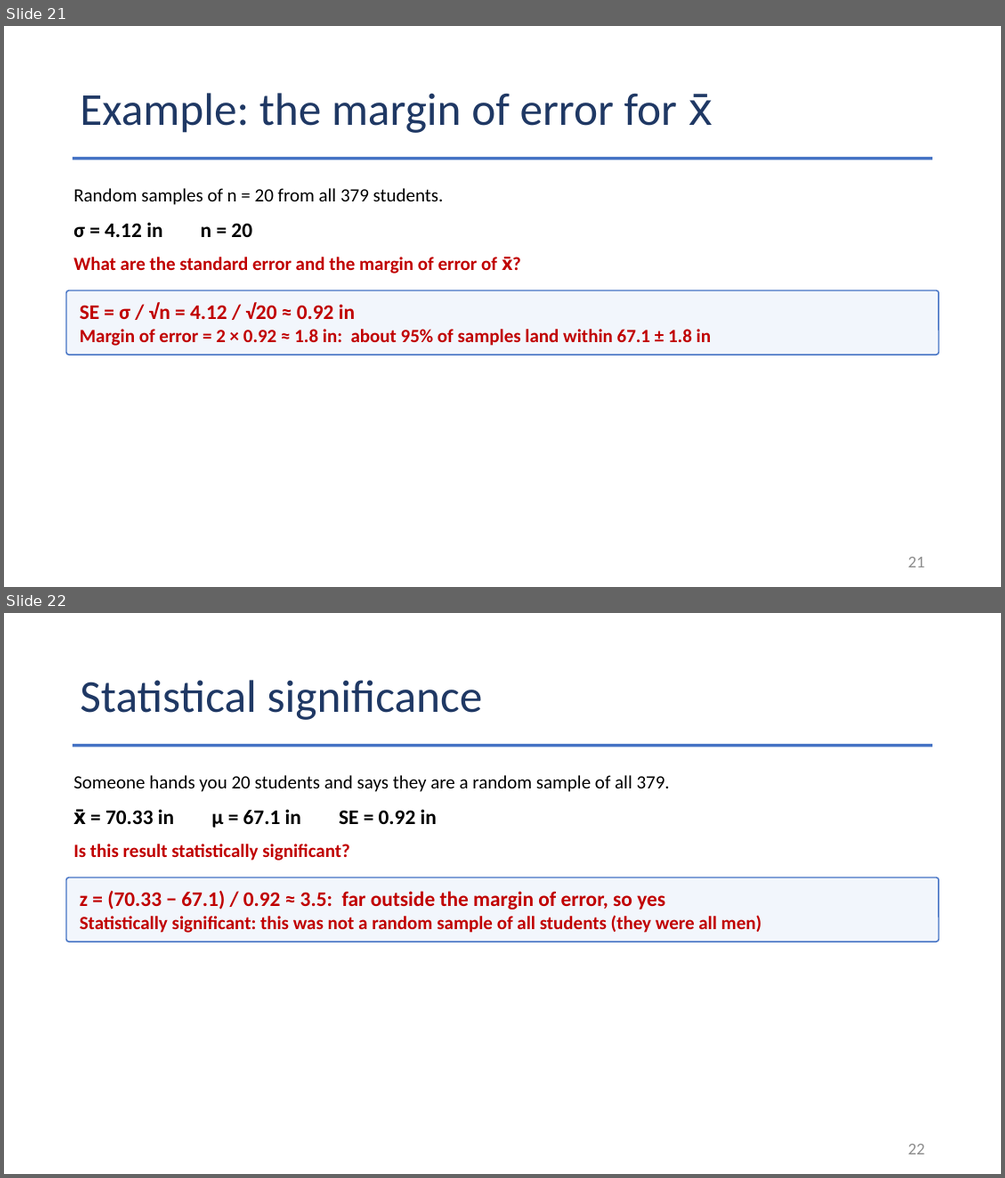
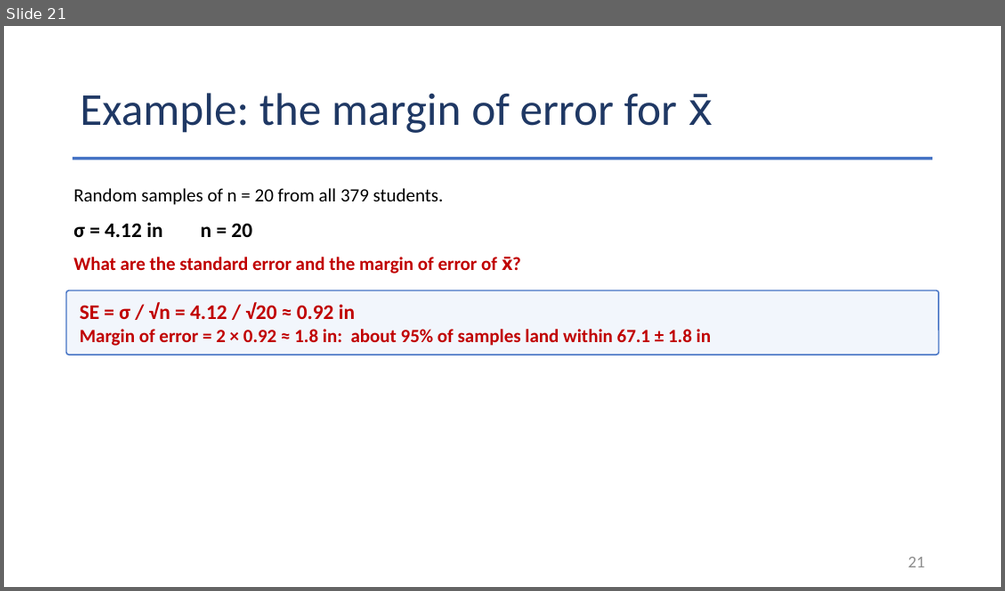
Before and after one commit to Jarred6068/Kvamme_UI_STAT251, a slide deck: docs/lecture_slides/Week 6/Week6_Lecture13_Slides_9_30_2026.pptx. Shown one above the other, each under a label of ours: slides 21 and 22 before the commit, slide 21 after it. The pictures are 1005x1178 and 1005x591 pixels, drawn with LibreOffice and Linux fonts; fonts in the diff are those of the drawing. Boxes give left, top, right and bottom in pixels: in the first picture for what was removed or moved away, otherwise in the second. Text is boxed around its words. In the diff, an @@ line names an element or a change of style, - is before the commit and + after.

```diff
--- a/docs/lecture_slides/Week 6/Week6_Lecture13_Slides_9_30_2026.pptx
+++ b/docs/lecture_slides/Week 6/Week6_Lecture13_Slides_9_30_2026.pptx
@@ slide 22 removed at (x1=4, y1=613, x2=1001, y2=1174), background #FFFFFF @@
@@ title removed at (x1=80, y1=680, x2=483, y2=720) @@
-Statistical significance
@@ rectangle removed at (x1=73, y1=744, x2=933, y2=747) @@
@@ text removed at (x1=73, y1=775, x2=670, y2=792) @@
-Someone hands you 20 students and says they are a random sample of all 379.
@@ text removed at (x1=73, y1=809, x2=437, y2=827) @@
-x̄ = 70.33 in μ = 67.1 in SE = 0.92 in
@@ text removed at (x1=73, y1=844, x2=350, y2=860) @@
-Is this result statistically significant?
@@ rounded rectangle removed at (x1=66, y1=877, x2=938, y2=942) @@
-z = (70.33 − 67.1) / 0.92 ≈ 3.5: far outside the margin of error, so yes
-Statistically significant: this was not a random sample of all students (they were all men)
@@ page number removed at (x1=908, y1=1143, x2=925, y2=1154) @@
-22
```
Also in this commit, not shown: 6 other slides removed, 42 other files.
